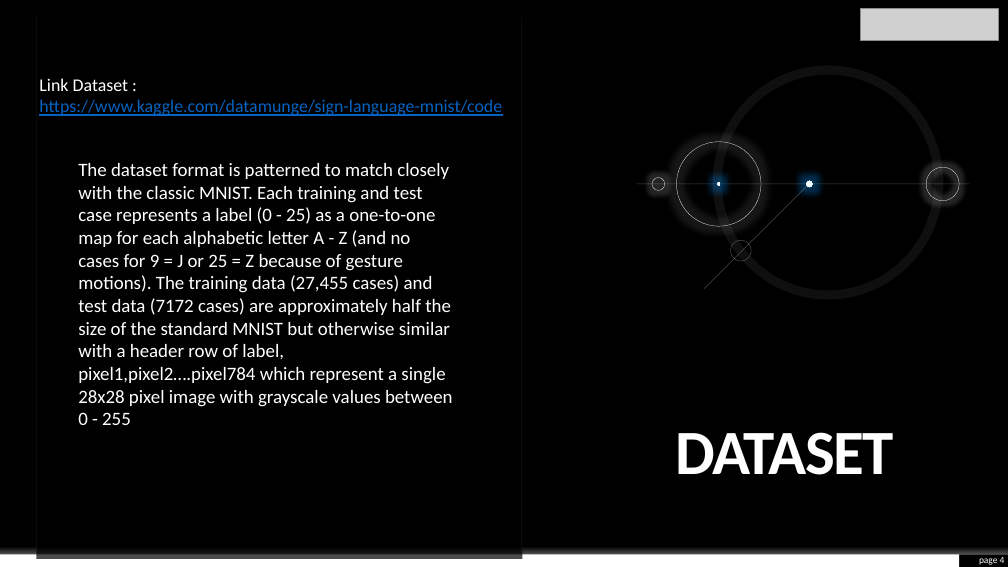
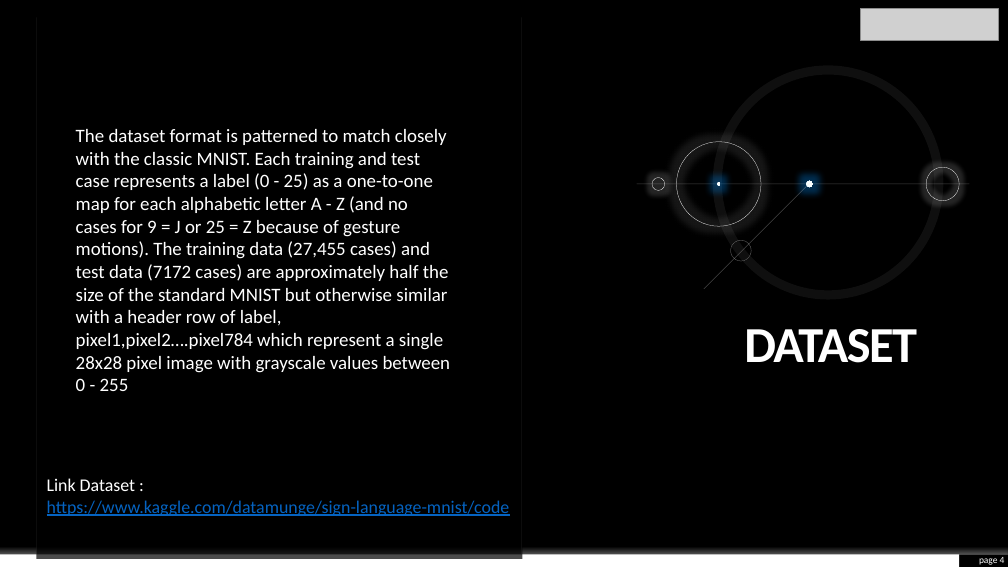
Before and after one commit to envyst/sign-language-application, a slide deck: slide 4 of laporan/Sign Language App Project Presentation.pptx. Drawn at 1008x567 pixels with LibreOffice and Linux fonts; fonts in the diff are those of the drawing; grey boxes stand for pictures; background and template pictures are left out. Boxes give left, top, right and bottom in pixels: in the first picture for what was removed or moved away, otherwise in the second. Text is boxed around its words. In the diff, an @@ line names an element or a change of style, - is before the commit and + after.

```diff
--- a/laporan/Sign Language App Project Presentation.pptx
+++ b/laporan/Sign Language App Project Presentation.pptx
@@ text "The dataset format is patterned ...": place and size @@
-text "The dataset format is patterned ..." at [78, 163, 453, 425]
+text "The dataset format is patterned ..." at [76, 129, 451, 391]
@@ title "DATASET": place and size @@
-title "DATASET" at [675, 432, 893, 475]
+title "DATASET" at [744, 329, 917, 363]
@@ title "DATASET" at [744, 329, 917, 363]: size 60 to 48 pt @@
@@ text "Link Dataset :": place and size @@
-text "Link Dataset :" at [39, 78, 502, 116]
+text "Link Dataset :" at [47, 478, 510, 516]
```
Also in this commit, not shown: 2 other slides changed, 4 slides added, 23 slides removed.
